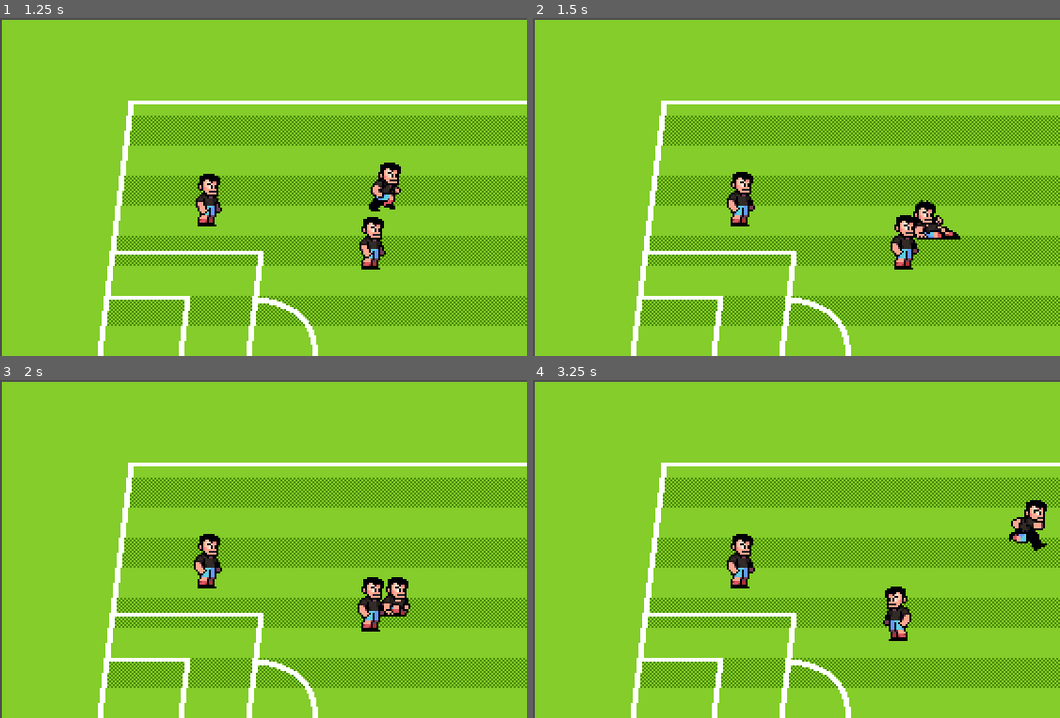
Above: before the commit, frames 1-4 (two rows, left to right).
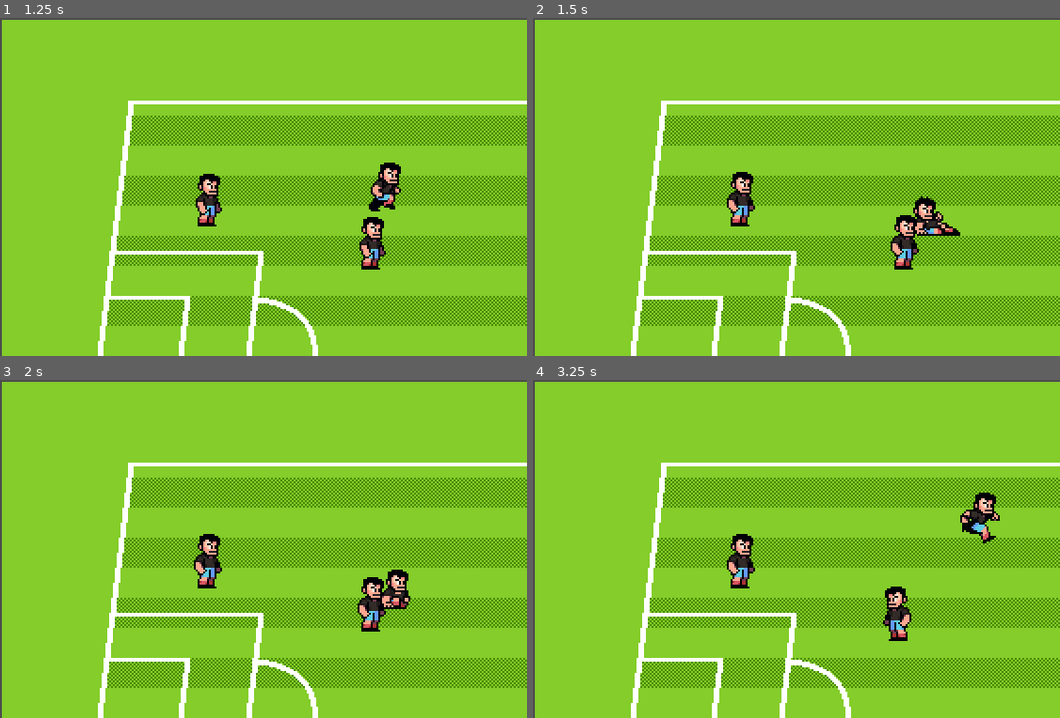
Above: after the commit, the same moments.

Repository: zcmoo/arcade-football-by-godot
Game: Godot game, scene res://Scences/world.tscn
Two runs of this game, one before a commit and one after it. Both use one fixed random seed, a clock stepped at 60 frames per second and the inputs below.
Inputs:
- Up to frame 1 (1.25 s): hold Right (p1_right) from 0.53 s (still down); tap [ (p1_pass) at 0.6 s
- Up to frame 2 (1.5 s): release Right (p1_right) at 1.28 s; hold Down (p1_down) from 1.28 s (still down); tap ] (p1_shoot) at 1.35 s
- Up to frame 3 (2 s): keep holding Down (p1_down)
- Up to frame 4 (3.25 s): release Down (p1_down) at 2.03 s; hold Right (p1_right) 2.03-2.78 s; tap S (p2_down) at 2.1 s; hold Up (p1_up) from 2.78 s (still down); tap A (p2_left) at 2.85 s

Frame 1 is identical in both runs. In frame 2, 0.5% of the frame differs, in the area x 72-82%, y 52-66%; in frame 3, 0.5%; in frame 4, 1.3%, in the area x 81-98%, y 33-51%.

Commit message:
add friction when tackling

Diff:
--- a/Scences/characters/character_states/player_state_tackling.gd
+++ b/Scences/characters/character_states/player_state_tackling.gd
@@ -1,11 +1,17 @@
 class_name PlayerStateTackling
 extends PlayerState
-const DURATION_TACKLIE = 200
-var time_state_tackle := Time.get_ticks_msec()
+const DURATION_PRIOR_RECOVERY = 200
+const GROUND_FRICTION = 250.0
+var is_tackle_complete = false
+var time_finish_tackle := Time.get_ticks_msec()
 func _enter_tree() -> void:
 	animation_player.play("tackle")
-	time_state_tackle = Time.get_ticks_msec()
 @warning_ignore("unused_parameter")
 func _process(delta: float) -> void:
-	if Time.get_ticks_msec() - time_state_tackle > DURATION_TACKLIE:
+	if not is_tackle_complete:
+		player.velocity = player.velocity.move_toward(Vector2.ZERO, delta * GROUND_FRICTION)
+		if player.velocity == Vector2.ZERO:
+			is_tackle_complete = true
+			time_finish_tackle = Time.get_ticks_msec()
+	elif Time.get_ticks_msec() - time_finish_tackle > DURATION_PRIOR_RECOVERY:
 		state_transition_requested.emit(Player.State.RECOVERING)
--- a/Scences/characters/player.gd
+++ b/Scences/characters/player.gd
@@ -9,7 +9,6 @@
 var current_state : PlayerState = null
 var state_factory := PlayerStateFactory.new()
 var heading := Vector2.RIGHT
-
 
 # 事件或时间轮询调用的特殊方法
 func _ready() -> void:
--- a/Scences/characters/player.tscn
+++ b/Scences/characters/player.tscn
@@ -36,6 +36,24 @@
 "values": [0, 1, 2, 3]
 }
 
+[sub_resource type="Animation" id="Animation_myb68"]
+resource_name = "recover"
+length = 0.1
+loop_mode = 1
+step = 0.1
+tracks/0/type = "value"
+tracks/0/imported = false
+tracks/0/enabled = true
+tracks/0/path = NodePath("PlayerSprite:frame")
+tracks/0/interp = 1
+tracks/0/loop_wrap = true
+tracks/0/keys = {
+"times": PackedFloat32Array(0),
+"transitions": PackedFloat32Array(1),
+"update": 1,
+"values": [18]
+}
+
 [sub_resource type="Animation" id="Animation_lobas"]
 resource_name = "run"
 length = 0.6
@@ -70,24 +88,6 @@
 "transitions": PackedFloat32Array(1),
 "update": 1,
 "values": [30]
-}
-
-[sub_resource type="Animation" id="Animation_myb68"]
-resource_name = "recover"
-length = 0.1
-loop_mode = 1
-step = 0.1
-tracks/0/type = "value"
-tracks/0/imported = false
-tracks/0/enabled = true
-tracks/0/path = NodePath("PlayerSprite:frame")
-tracks/0/interp = 1
-tracks/0/loop_wrap = true
-tracks/0/keys = {
-"times": PackedFloat32Array(0),
-"transitions": PackedFloat32Array(1),
-"update": 1,
-"values": [18]
 }
 
 [sub_resource type="AnimationLibrary" id="AnimationLibrary_oya21"]
